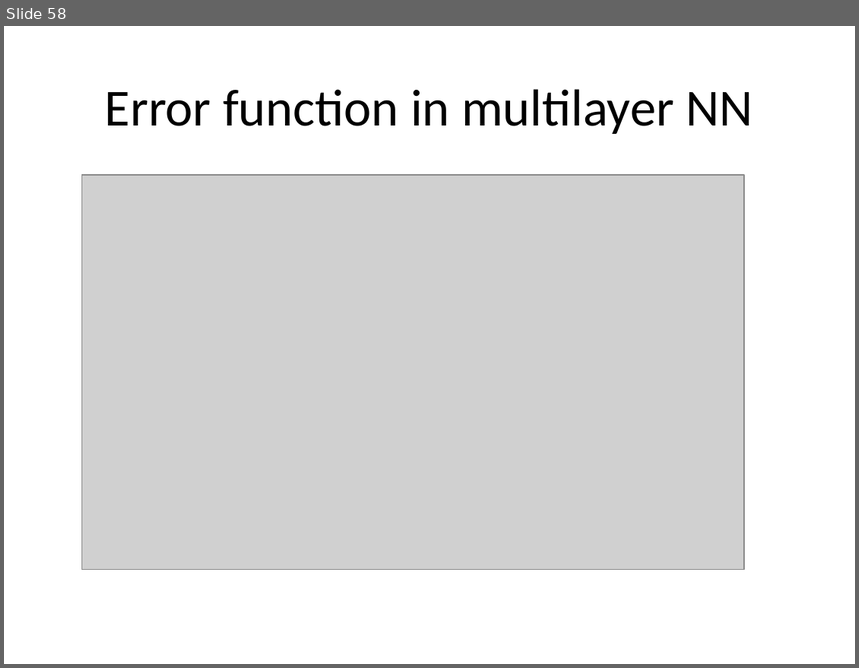
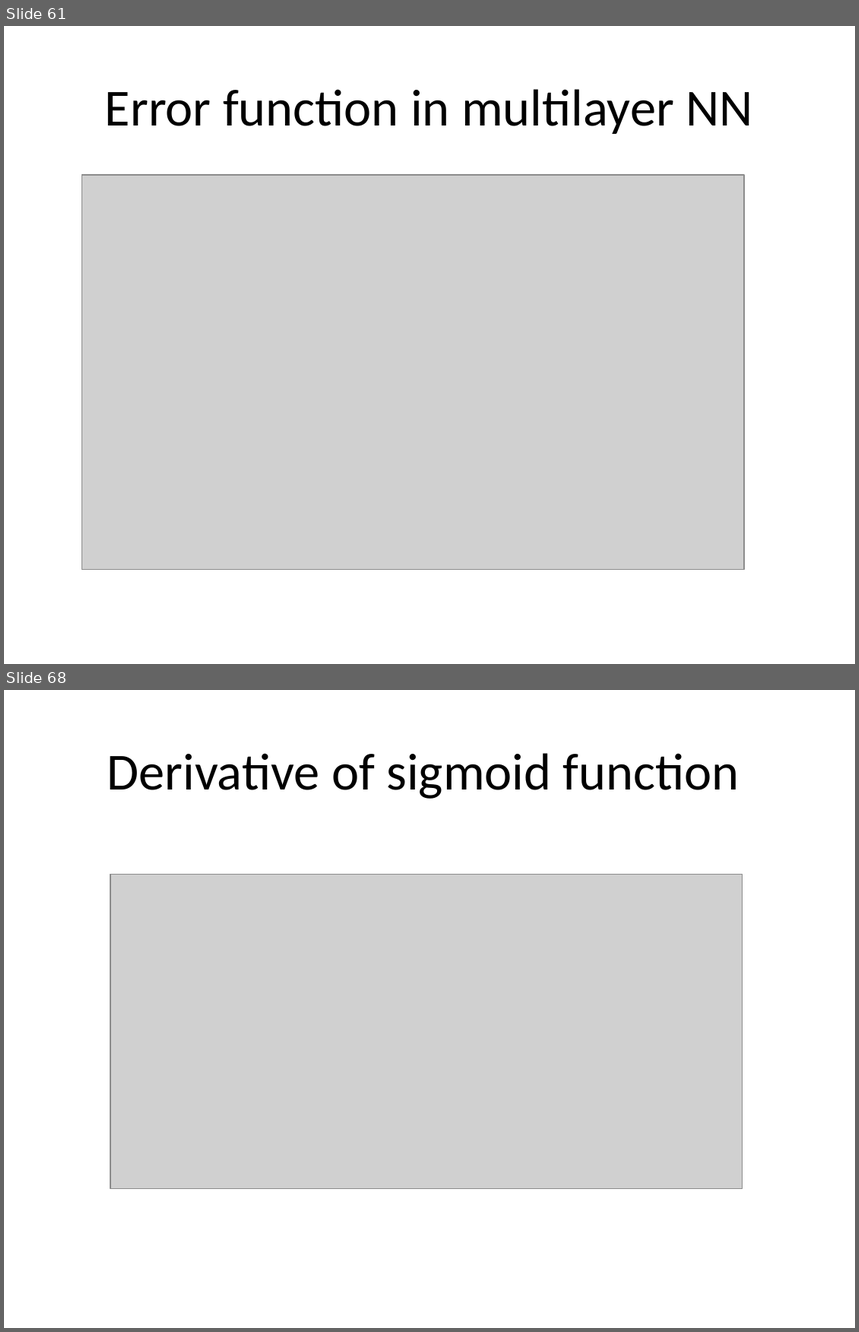
Before and after one commit to rahulbudholiya/DLWorkshop, a slide deck: presentation/Lecture 1 Deep learning/DL Presentation.pptx. Shown one above the other, each under a label of ours: slide 58 before the commit, slides 61 and 68 after it; the slides between them are not shown. The pictures are 859x668 and 859x1332 pixels, drawn with LibreOffice and Linux fonts; fonts in the diff are those of the drawing; grey boxes stand for pictures. Boxes give left, top, right and bottom in pixels: in the first picture for what was removed or moved away, otherwise in the second. Text is boxed around its words. In the diff, an @@ line names an element or a change of style, - is before the commit and + after.

```diff
--- a/presentation/Lecture 1 Deep learning/DL Presentation.pptx
+++ b/presentation/Lecture 1 Deep learning/DL Presentation.pptx
@@ slide 68 added at [4,690,855,1328], background #FFFFFF @@
@@ title added at [107,753,740,799], 44 pt, text #000000 @@
+Derivative of sigmoid function
@@ picture added at [110,875,743,1189] @@
@@ what was slide 58 is now slide 61 @@
```
Also in this commit, not shown: 2 slides changed, 8 other slides added, 1 slide removed.
